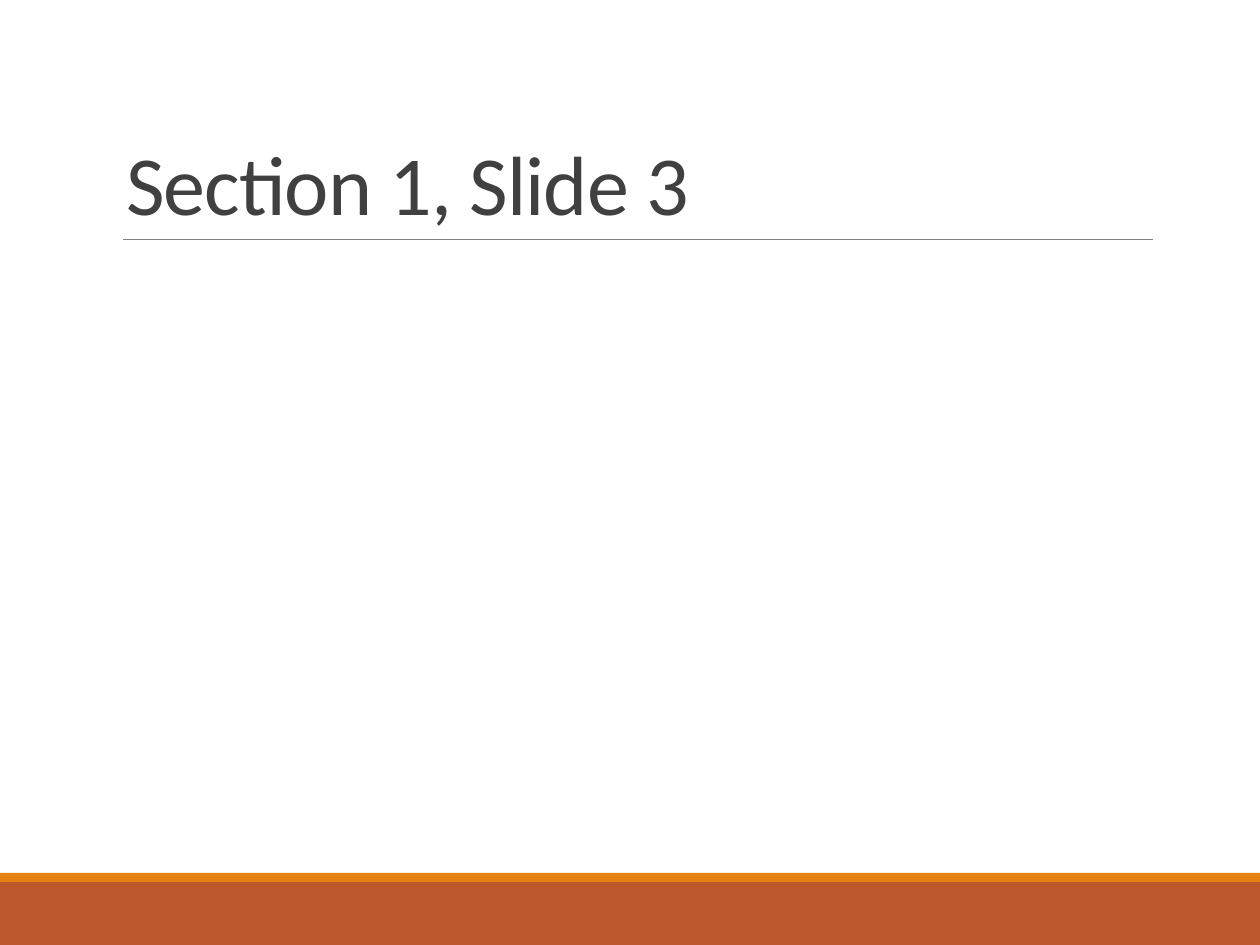
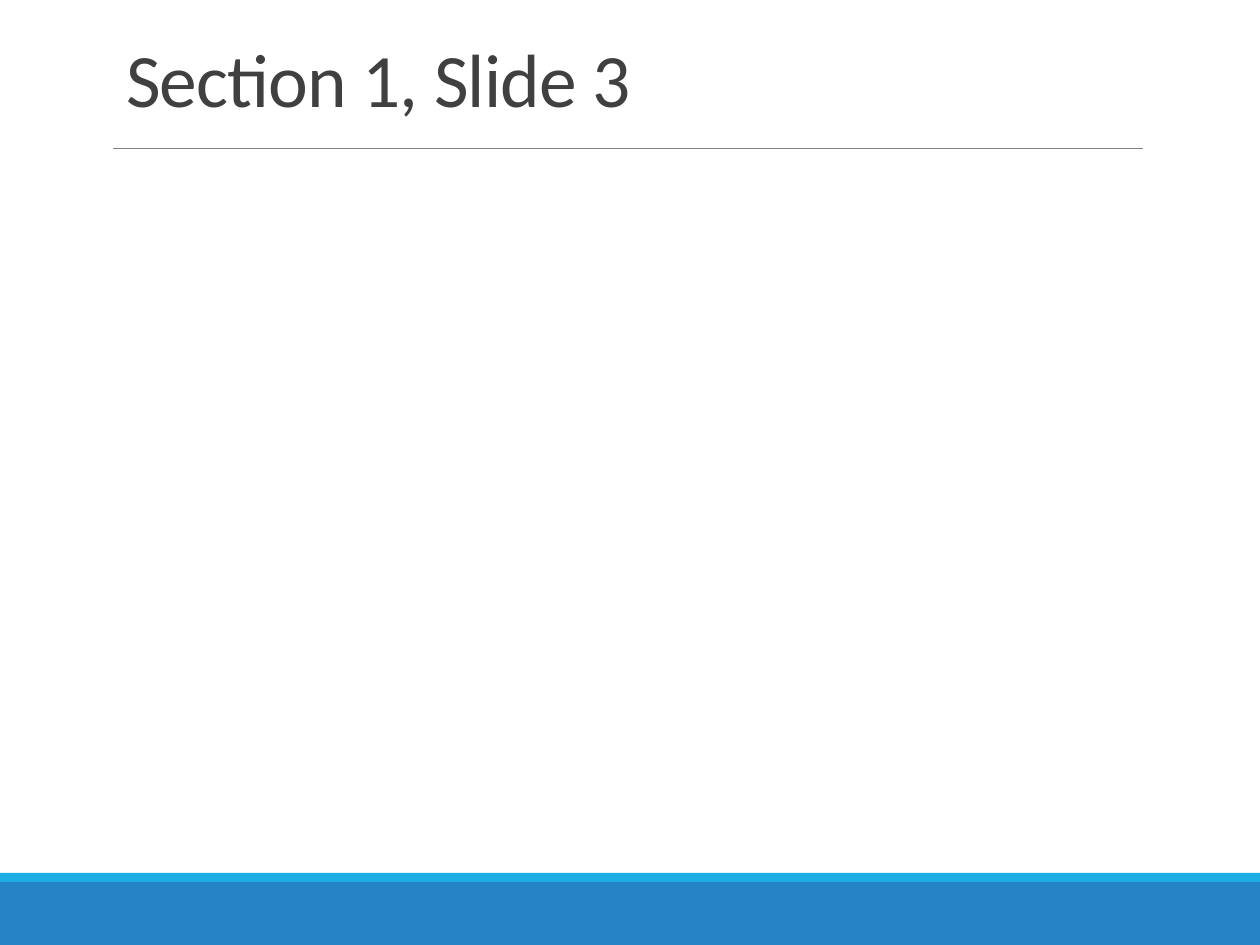
Before and after one commit to AdamWilsonLab/progress_indicators, a slide deck: slide 5 of ExamplePresentation.pptx. Drawn at 1260x945 pixels with LibreOffice and Linux fonts; fonts in the diff are those of the drawing. Boxes give left, top, right and bottom in pixels: in the first picture for what was removed or moved away, otherwise in the second. Text is boxed around its words. In the diff, an @@ line names an element or a change of style, - is before the commit and + after.

Commit message:
update presentation

```diff
--- a/ExamplePresentation.pptx
+++ b/ExamplePresentation.pptx
@@ title "Section 1, Slide 3" at [126,54,631,117]: size 48 to 43.2 pt @@
@@ line moved from (123, 239) - (1153, 239) to (113, 149) - (1143, 149) @@
@@ rectangle at [0,882,1260,945]: fill #BD582C to #2683C6 @@
@@ rectangle at [0,873,1260,882]: fill #E48312 to #1CADE4 @@
```
Also in this commit, not shown: 8 other slides changed.
